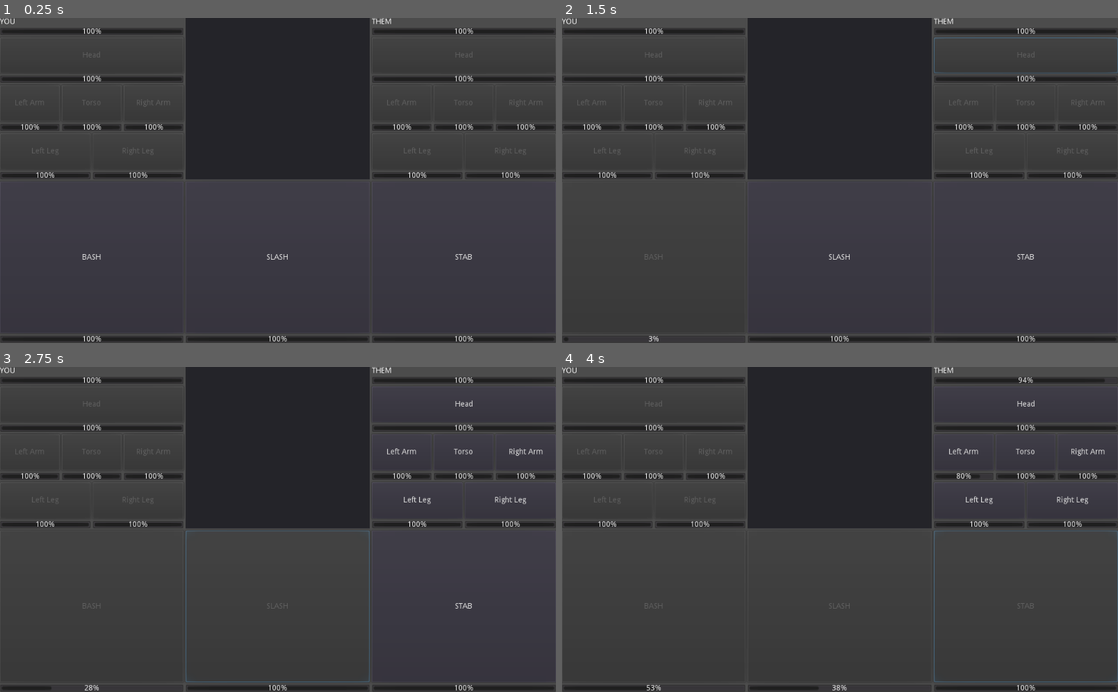
Above: before the commit, frames 1-4 (two rows, left to right).
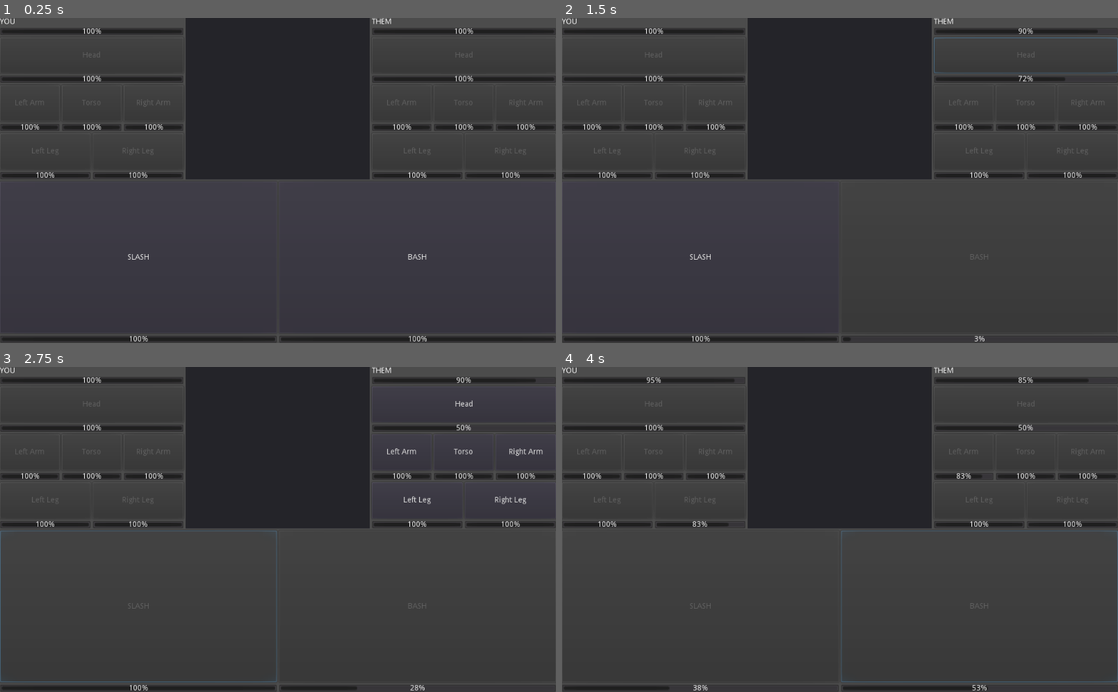
Above: after the commit, the same moments.

Repository: CertifiedIdiots/Tick
Game: Godot game, scene res://Game.tscn
The game is run twice, just before and just after one commit, with the same random seed, the same clock (stepped at 60 frames per second) and the same inputs.
Inputs (mouse positions are in pixels of both pictures, inside the frame that each line leads up to):
- Up to frame 1 (0.25 s): no input
- Up to frame 2 (1.5 s): click "BASH" at 0.5 s; click "Head" at 1.25 s
- Up to frame 3 (2.75 s): click "SLASH" at 2 s
- Up to frame 4 (4 s): click "Left Arm" at 2.75 s; click (1023, 607) at 3.5 s, where only the run before the commit has a clickable "STAB"

The runs differ from the first frame. In frame 1, 0.3% of the frame differs, in the area x 14-86%, y 72-100%; in frame 2, 0.9%; in frame 3, 1.1%; in frame 4, 1.2%, in the area x 14-100%, y 3-100%.

Commit message:
organize, introduce weapons

Diff:
--- a/Game/Enemy.gd
+++ b/Game/Entities/Enemy.gd
@@ -2,4 +2,4 @@
 extends Entity
 
 func _init(name: String).(name):
-	skills = [Skill.new("BASH", 3, 30, self)]
+	slots["Left Arm"] = Items.weapon("Sword")
--- a/Game/Entity.gd
+++ b/Game/Entities/Entity.gd
@@ -17,11 +17,10 @@
 	[4, 5]
 ]
 
-var skills = [
-	Skill.new("BASH", 5, 50, self),
-	Skill.new("SLASH", 3, 30, self),
-	Skill.new("STAB", 1, 10, self)
-]
+var slots = {
+	"Left Arm": Items.weapon("Sword"),
+	"Right Arm": Items.weapon("Mace")
+}
 
 var accuracy = 1.5
 
@@ -32,3 +31,10 @@
 
 func damage(amount: float):
 	health = max(0, health - amount)
+
+func skills():
+	var list = []
+	for item in slots.values():
+		if item != null:
+			list.append_array(item.skills)
+	return list
--- /dev/null
+++ b/Game/Items/Items.gd
@@ -0,0 +1,17 @@
+extends Node
+
+var weapons = {
+	"Sword": Sword,
+	"Mace": Mace
+}
+
+class Sword extends Weapon:
+	func _init().("Sword", ["Left Arm", "Right Arm"], [Skill.new("SLASH", 3, 25)]):
+		pass
+
+class Mace extends Weapon:
+	func _init().("Mace", ["Left Arm", "Right Arm"], [Skill.new("BASH", 5, 50)]):
+		pass
+
+func weapon(name: String):
+	return weapons[name].new()
--- /dev/null
+++ b/Game/Items/Weapon.gd
@@ -0,0 +1,10 @@
+class_name Weapon
+
+var name: String
+var slots
+var skills
+
+func _init(name: String, slots, skills):
+	self.name = name
+	self.slots = slots
+	self.skills = skills
--- a/Game/Skill.gd
+++ b/Game/Skill.gd
@@ -4,16 +4,14 @@
 var cooldown: float
 var max_cooldown: float
 var damage: float
-var owner
 
-func _init(name: String, cooldown: float, damage: float, owner):
+func _init(name: String, cooldown: float, damage: float):
 	self.name = name
 	self.cooldown = cooldown
 	self.max_cooldown = cooldown
 	self.damage = damage
-	self.owner = owner
 
-func use(on: Part):
+func use(owner, on: Part):
 	var hit_chance = (on.hit_chance * owner.accuracy)
 	var result = randf()
 	if result < hit_chance:
--- a/Orchestrator.gd
+++ b/Orchestrator.gd
@@ -22,7 +22,7 @@
 	init_entity(enemy, enemy_container)
 
 	skills_container = root.find_node("Skills")
-	for skill in player.skills:
+	for skill in player.skills():
 		var scene = skill_scene.instance()
 		scene.init(skill, self)
 		skills_container.add_child(scene)
@@ -48,7 +48,7 @@
 	toggle_parts(true)
 
 func use_skill(on: Part):
-	skill_selected.use(on)
+	skill_selected.use(player, on)
 	skills_container.get_node(skill_selected.name).toggle(true)
 	skill_selected.cooldown = 0
 	skill_selected = null
@@ -59,14 +59,14 @@
 		enemy_container.find_node(part.name, true, false).toggle(value)
 
 func _process(delta):
-	for skill in player.skills:
+	for skill in player.skills():
 		skill.cooldown = min(skill.max_cooldown, skill.cooldown + delta)
 
 	if enemy.health <= 0:
 		return
 
-	for skill in enemy.skills:
+	for skill in enemy.skills():
 		skill.cooldown = min(skill.max_cooldown, skill.cooldown + delta)
 		if skill.cooldown >= skill.max_cooldown:
-			skill.use(player.body_parts[random.randi_range(0, player.body_parts.size() - 1)])
+			skill.use(enemy, player.body_parts[random.randi_range(0, player.body_parts.size() - 1)])
 			skill.cooldown = 0
--- a/project.godot
+++ b/project.godot
@@ -12,32 +12,37 @@
 "base": "Entity",
 "class": "Enemy",
 "language": "GDScript",
-"path": "res://Game/Enemy.gd"
+"path": "res://Game/Entities/Enemy.gd"
 }, {
 "base": "Reference",
 "class": "Entity",
 "language": "GDScript",
-"path": "res://Game/Entity.gd"
+"path": "res://Game/Entities/Entity.gd"
 }, {
 "base": "Part",
 "class": "Head",
 "language": "GDScript",
-"path": "res://Game/Head.gd"
+"path": "res://Game/Parts/Head.gd"
 }, {
 "base": "Reference",
 "class": "Part",
 "language": "GDScript",
-"path": "res://Game/Part.gd"
+"path": "res://Game/Parts/Part.gd"
 }, {
 "base": "Entity",
 "class": "Player",
 "language": "GDScript",
-"path": "res://Game/Player.gd"
+"path": "res://Game/Entities/Player.gd"
 }, {
 "base": "Reference",
 "class": "Skill",
 "language": "GDScript",
 "path": "res://Game/Skill.gd"
+}, {
+"base": "Reference",
+"class": "Weapon",
+"language": "GDScript",
+"path": "res://Game/Items/Weapon.gd"
 } ]
 _global_script_class_icons={
 "Enemy": "",
@@ -45,7 +50,8 @@
 "Head": "",
 "Part": "",
 "Player": "",
-"Skill": ""
+"Skill": "",
+"Weapon": ""
 }
 
 [application]
@@ -53,6 +59,10 @@
 config/name="Voidsea"
 run/main_scene="res://Game.tscn"
 config/icon="res://icon.png"
+
+[autoload]
+
+Items="*res://Game/Items/Items.gd"
 
 [gui]
 
Renamed: Game/Player.gd -> Game/Entities/Player.gd
Renamed: Game/Head.gd -> Game/Parts/Head.gd
Renamed: Game/Part.gd -> Game/Parts/Part.gd
